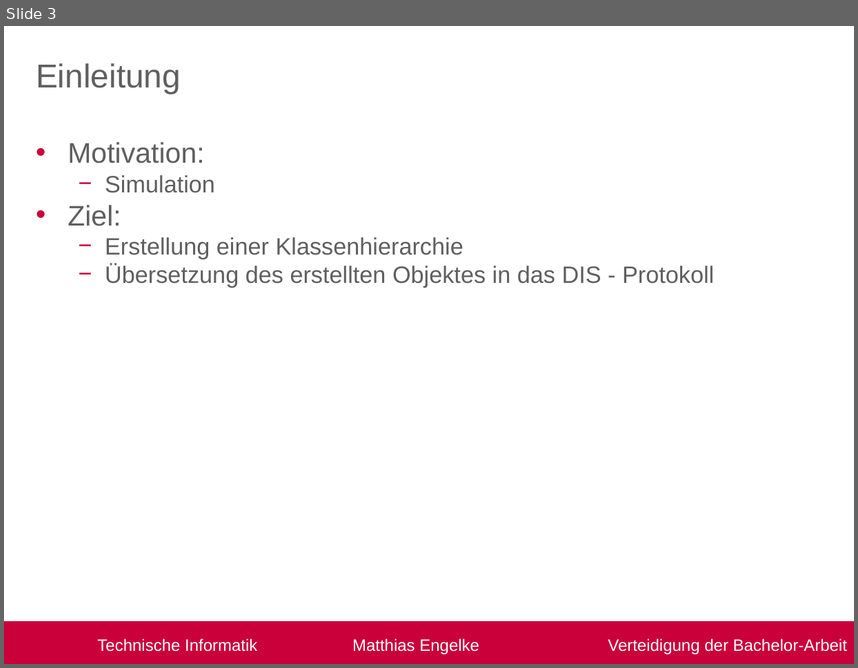
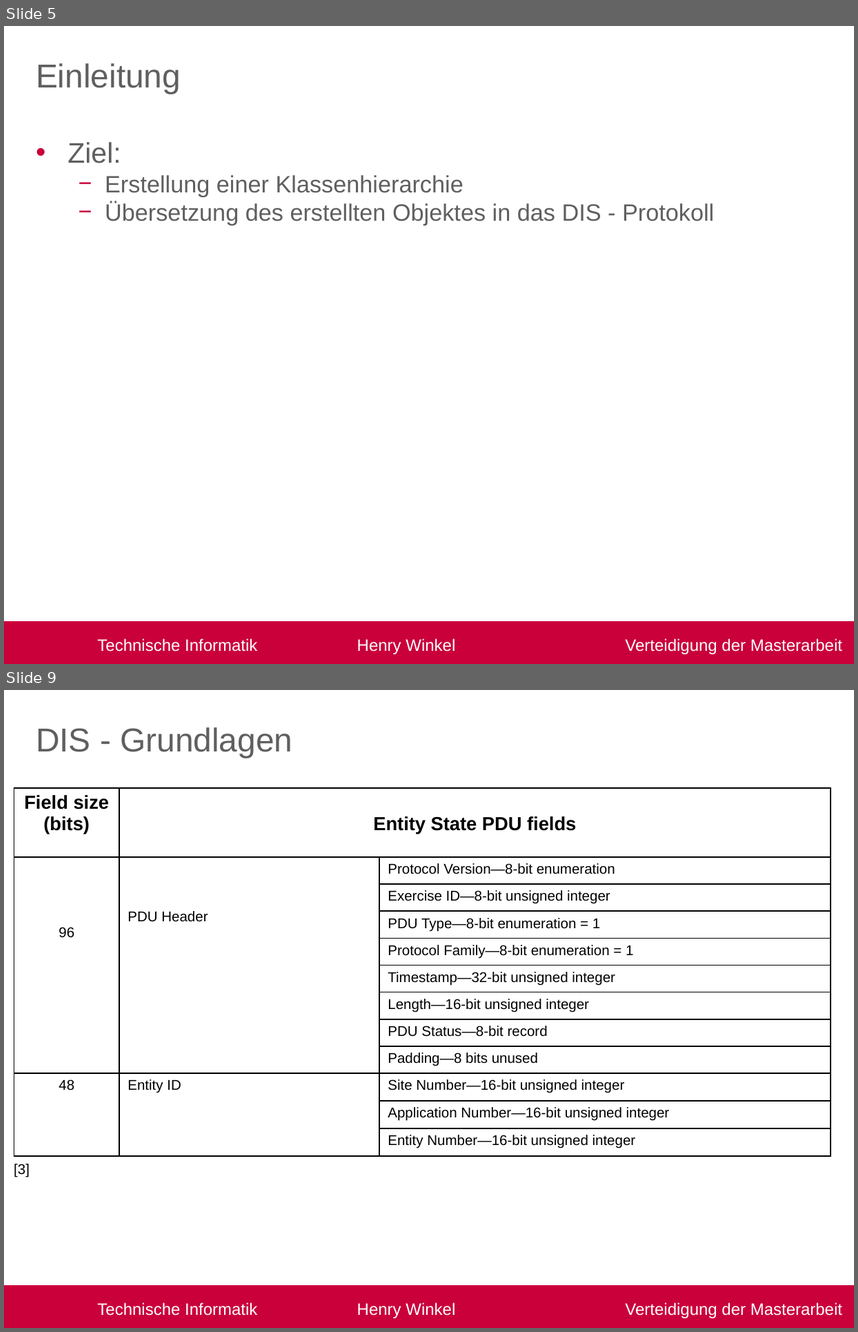
Before and after one commit to R3D454/Masterarbeit, a slide deck: Verteitigung.pptx. Shown one above the other, each under a label of ours: slide 3 before the commit, slides 5 and 9 after it; the slides between them are not shown. The pictures are 858x668 and 858x1332 pixels, drawn with LibreOffice and Linux fonts; fonts in the diff are those of the drawing; background and template pictures are left out. Boxes give left, top, right and bottom in pixels: in the first picture for what was removed or moved away, otherwise in the second. Text is boxed around its words. In the diff, an @@ line names an element or a change of style, - is before the commit and + after.

Commit message:
add: Verteidigung V0.2

```diff
--- a/Verteitigung.pptx
+++ b/Verteitigung.pptx
@@ slide 9 added at box(4, 690, 854, 1328), background #FFFFFF; not listed: 1 template element that a slide beside it also shows @@
@@ title added at box(36, 727, 292, 758), 28 pt, text #5F5F5F @@
+DIS - Grundlagen
@@ table added at box(14, 788, 831, 1156), 12 rows, 3 columns @@
+Field size (bits) | Entity State PDU fields | 
+96 | PDU Header | Protocol Version—8-bit enumeration
+ |  | Exercise ID—8-bit unsigned integer
+ |  | PDU Type—8-bit enumeration = 1
+ |  | Protocol Family—8-bit enumeration = 1
+ |  | Timestamp—32-bit unsigned integer
+ |  | Length—16-bit unsigned integer
+ |  | PDU Status—8-bit record
+ |  | Padding—8 bits unused
+48 | Entity ID | Site Number—16-bit unsigned integer
+ |  | Application Number—16-bit unsigned integer
+ |  | Entity Number—16-bit unsigned integer
@@ text added at box(14, 1163, 30, 1177), 12 pt, text #000000 @@
+[3]
@@ what was slide 3 is now slide 5 @@
@@ slide 5 changed as well @@
@@ text at box(67, 142, 215, 193): paragraphs removed @@
-• Motivation:
-  − Simulation
@@ text in rectangle at box(97, 638, 842, 654): text changed @@
-Technische Informatik Matthias Engelke Verteidigung der Bachelor-Arbeit
+Technische Informatik Henry Winkel Verteidigung der Masterarbeit
```
Also in this commit, not shown: 2 other slides changed, 6 other slides added, 1 slide removed, 9 other files.
